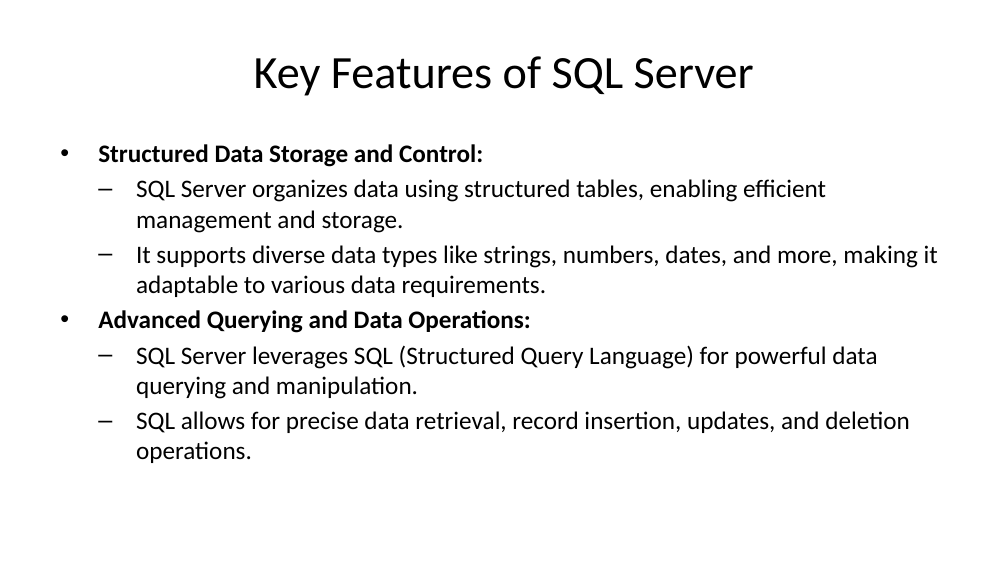
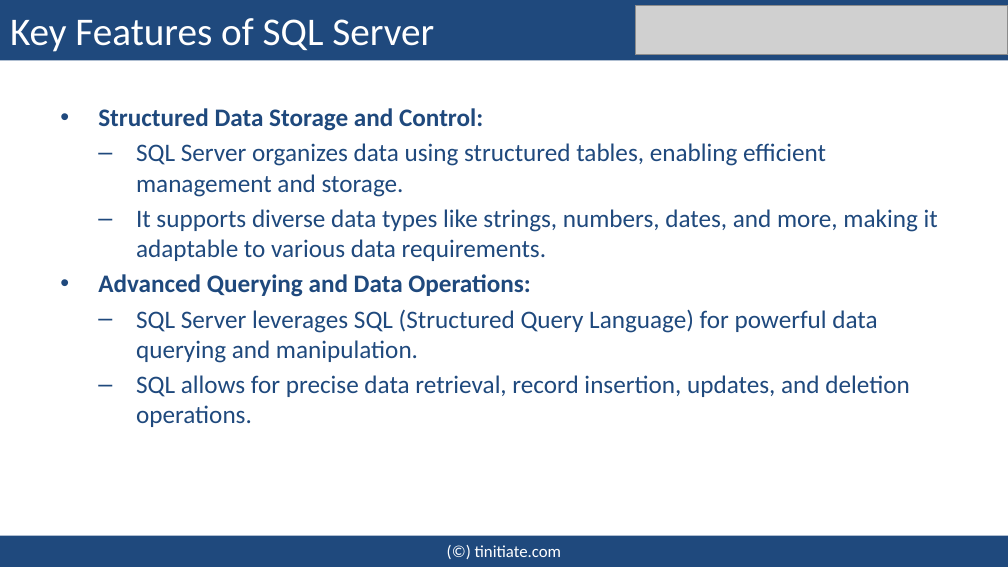
Before and after one commit to tinitiateprime/sqlserver, a slide deck: slide 3 of sqlserver-sql/sqlserver-introduction.pptx. Drawn at 1008x567 pixels with LibreOffice and Linux fonts; fonts in the diff are those of the drawing; grey boxes stand for pictures. Boxes give left, top, right and bottom in pixels: in the first picture for what was removed or moved away, otherwise in the second. Text is boxed around its words. In the diff, an @@ line names an element or a change of style, - is before the commit and + after.

```diff
--- a/sqlserver-sql/sqlserver-introduction.pptx
+++ b/sqlserver-sql/sqlserver-introduction.pptx
@@ rectangle "Key Features of SQL Server" resized from (x1=254, y1=56, x2=754, y2=96) to (x1=0, y1=0, x2=1008, y2=60) @@
@@ rectangle "Key Features of SQL Server" at (x1=0, y1=0, x2=1008, y2=60): size 33 to 28 pt, text colour #000000 to #FFFFFF; alignment centre to left; fill none to #1F497D @@
@@ picture added at (x1=635, y1=6, x2=1008, y2=55) @@
@@ text "Structured Data Storage and Control:" moved from (x1=98, y1=144, x2=938, y2=463) to (x1=98, y1=108, x2=938, y2=427) @@
@@ text "Structured Data Storage and Control:" at (x1=98, y1=108, x2=938, y2=427): text colour #000000 to #1F497D @@
@@ rectangle added at (x1=0, y1=535, x2=1008, y2=566), fill #1F497D, 12 pt, text #FFFFFF @@
+(©) tinitiate.com
```
Also in this commit, not shown: 4 other slides changed, 1 slide added, 1 slide removed, 25 other files.
